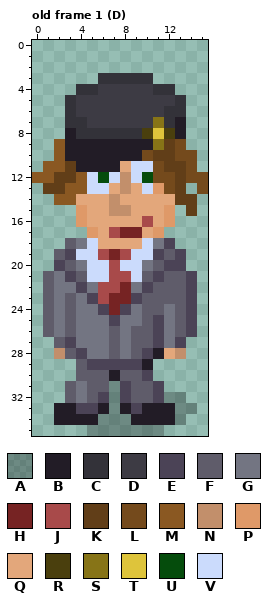
Two versions of one pixel-art file, art/chars/cfe-reb.aseprite. Above is the file before it was changed.
16x36 pixels, 56 frames. Colours within 5 levels of each other are drawn and written as one. Shown: old frame 1 (D). The commit also changed other frames, which this record leaves out.
Visible layers, top first: "kasi", "reb", "shadow" opacity 27%.
Palette (. is transparent): A #00000046  B #221c26  C #333239  D #3d3b44  E #4b4356  F #5f5c6a  G #737582  H #762323  J #a84a4a  K #613e18  L #744a1c  M #8a5822  N #c28f6b  P #df9968  Q #e3a77b  R #4a3f0d  S #877417  T #dec43b  U #054c0c  V #cbdbfc
Pixels before, old frame 1 (D), first column x 0:
 3 ......CCCCC.....
 4 ....CCDDDDDCC...
 5 ...CDDDDDDDDDC..
 6 ...CDDDDDDDDCC..
 7 ...CCDDDDDDSCB..
 8 ...BCCCCCCRTRB..
 9 ..MBBBBBBBBSKL..
10 ..MBBBBBBBLKKLL.
11 .MMKBBBBQVVLKKL.
12 MMKKMVUVNVULLKLL
13 .KKMMVVQNQVPLK.L
14 ..MMQQQNQQQQQKK.
15 ....PQQNNQQQP.K.
16 ....PQQQQQJQP...
17 .....PQJHHQP....
18 ...FGVQQQQVGE...
19 ..FEVVJHJVVEFE..
20 ..EFGVVJVVGFEE..
21 .FGEFVVJJVFEFFE.
22 .FGGEGJJHGEFFFE.
23 .FGFGEJHHEFFFFE.
24 .FGFGGEHEGFFGFE.
25 .FGFGGGEGGFEGFE.
26 .FGFGGGFGFFEGFE.
27 ..FEGGGFGFFEGE..
28 ..NFEGGFGFEBQN..
29 ....FEEEEEB.....
30 ....FFFBFFE.....
31 ...FGFFAEFFE....
32 ...FGFEAEFFEAA..
33 ..BBEEBABEBBBAA.
34 ..BBBBAAABBBBA..
35 .....AAAAAAA....
Now the later version:
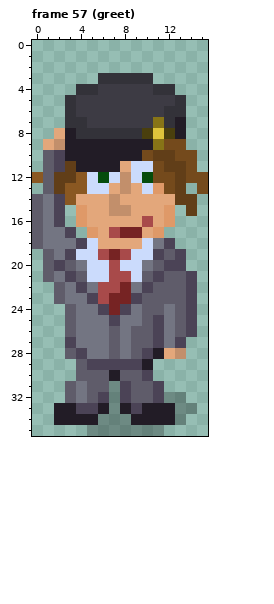
A new or re-ordered frame is compared with the old frame closest to it.
From the commit log: Perform greet when SPACE pressed
From old to new:
frames 56 -> 61
Frame 57 (greet) is new; against old frame 1 (D), layer "reb":
The edit adds colour E in rows 15 to 16 at x 2; in row 17 at x 3.
Colour G gives way to colour E in row 18 at x 4.
Colour M gives way to colour E in rows 10 to 11 at x 2; in row 14 at x 2.
The edit adds colour F in row 10 at x 1; in rows 14 to 18 at x 0; in rows 19 to 20 at x 1.
Colour G gives way to colour F in rows 22 to 23 at x 2.
Colour K gives way to colour F in row 13 at x 1.
Colour M gives way to colour F in rows 11 to 12 at x 1.
The edit adds colour G in rows 14 to 16 at x 1; in rows 17 to 18 at x 1 to 2.
Colour F gives way to colour G in row 18 at x 3; in row 19 at x 2; in row 23 at x 3.
Colour K gives way to colour L in row 9 at x 12.
Colour M gives way to colour N in row 9 at x 2.
The edit adds colour Q in row 8 at x 2; in row 9 at x 1.
Colour F is gone in rows 22 to 26 at x 1; in row 27 at x 2.
Colour G is gone in rows 24 to 26 at x 2.
Colour N is gone in row 28 at x 2.
Changed places in both pictures, as pixel boxes (x1, y1, x2, y2):
changed: (32, 128, 87, 359)
changed: (164, 139, 175, 150)
